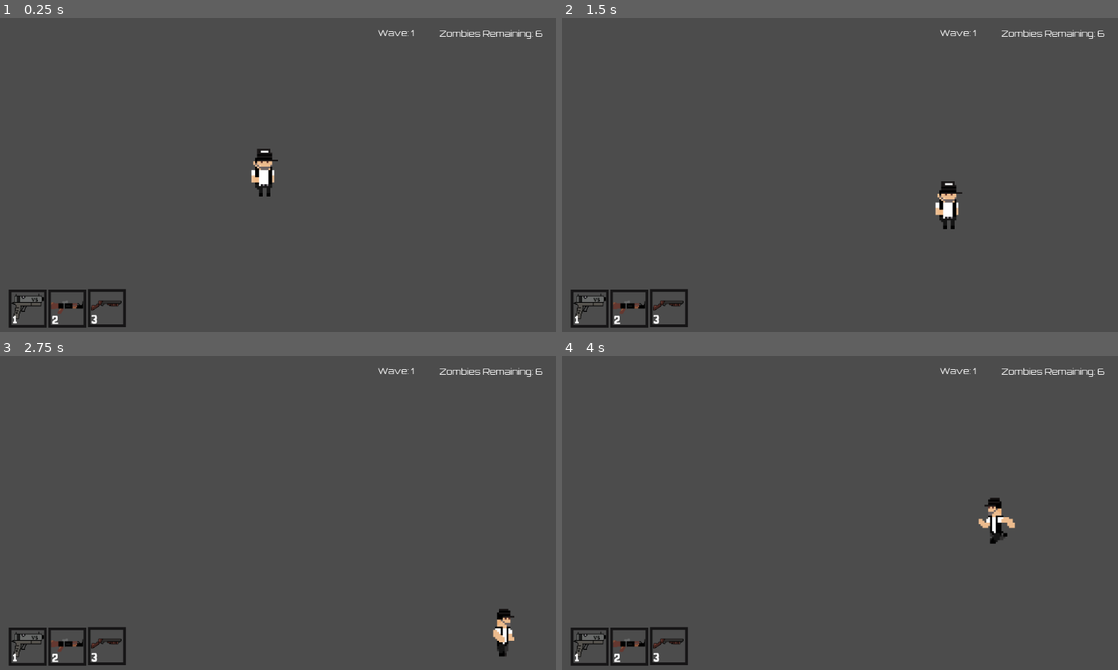
Above: before the commit, frames 1-4 (two rows, left to right).
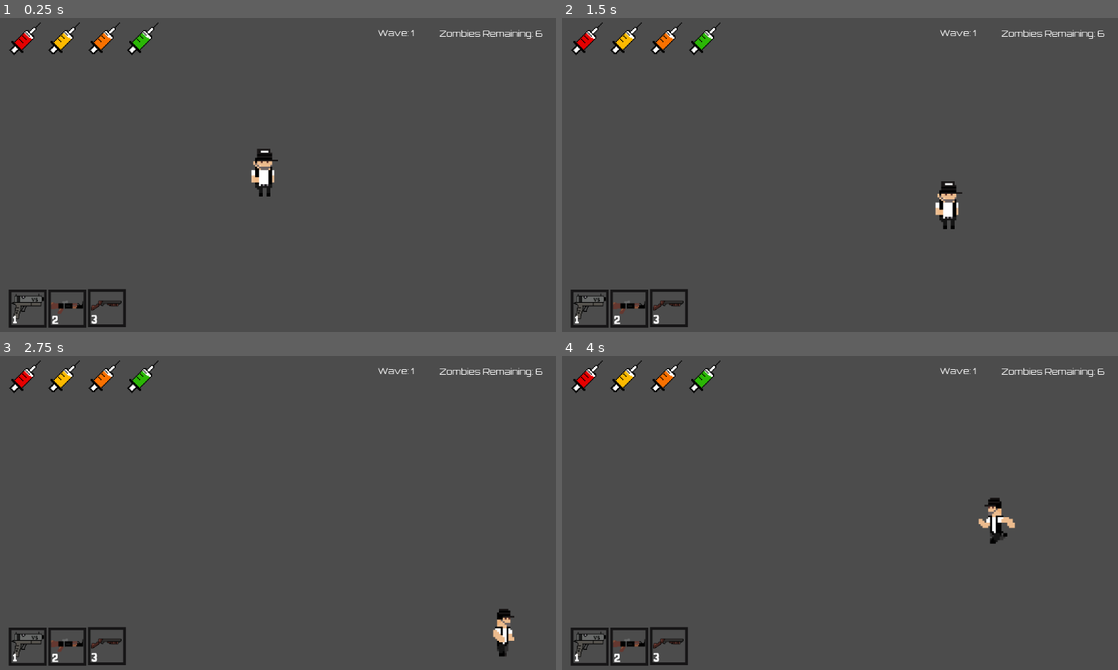
Above: after the commit, the same moments.

Repository: Vincius-dev/Game-CoronaVapo
Game: Godot game, scene res://scenes/Wave.tscn
Same seed, same stepped clock (60 frames per second), same inputs: the game is played once before the commit and once after it.
Inputs:
- Up to frame 1 (0.25 s): no input
- Up to frame 2 (1.5 s): tap Enter at 0.5 s; hold Right (right) 0.53-1.28 s; tap 1 (Slot1) at 0.6 s; hold Down (down) from 1.28 s (still down); tap 2 (Slot2) at 1.35 s
- Up to frame 3 (2.75 s): release Down (down) at 2.03 s; hold Right (right) from 2.03 s (still down); tap 3 (Slot3) at 2.1 s
- Up to frame 4 (4 s): release Right (right) at 2.78 s; hold Up (up) 2.78-3.53 s; tap Z (shot) at 2.85 s; hold Left (left) from 3.53 s (still down); tap 1 (Slot1) at 3.6 s

The runs differ from the first frame. In frame 1, 0.8% of the frame differs, in the area x 1-29%, y 1-12%; in frame 2, 0.8%; in frame 3, 0.8%; in frame 4, 0.8%.

Commit message:
Vida Completa

Diff:
--- /dev/null
+++ b/ProjectTecnico/scenes/Life.tscn
@@ -0,0 +1,30 @@
+[gd_scene load_steps=6 format=2]
+
+[ext_resource path="res://sprites/Life/VidaInicial.png" type="Texture" id=1]
+[ext_resource path="res://sprites/Life/Vida75.png" type="Texture" id=2]
+[ext_resource path="res://sprites/Life/VidaFinal.png" type="Texture" id=3]
+[ext_resource path="res://sprites/Life/VidaMeio.png" type="Texture" id=4]
+[ext_resource path="res://scripts/Life.gd" type="Script" id=5]
+
+[node name="Life" type="Node2D"]
+script = ExtResource( 5 )
+
+[node name="VidaFinal" type="Sprite" parent="."]
+position = Vector2( 47.3293, 49.845 )
+scale = Vector2( 2, 2 )
+texture = ExtResource( 3 )
+
+[node name="Vida75" type="Sprite" parent="."]
+position = Vector2( 193.113, 49.8445 )
+scale = Vector2( 2, 2 )
+texture = ExtResource( 2 )
+
+[node name="VidaMeio" type="Sprite" parent="."]
+position = Vector2( 119.272, 49.845 )
+scale = Vector2( 2, 2 )
+texture = ExtResource( 4 )
+
+[node name="VidaInicial" type="Sprite" parent="."]
+position = Vector2( 263.943, 49.8445 )
+scale = Vector2( 2, 2 )
+texture = ExtResource( 1 )
--- a/ProjectTecnico/scenes/Wave.tscn
+++ b/ProjectTecnico/scenes/Wave.tscn
@@ -6,6 +6,7 @@
 [ext_resource path="res://scripts/Wave.gd" type="Script" id=4]
 [ext_resource path="res://scenes/PauseScreen.tscn" type="PackedScene" id=5]
 [ext_resource path="res://assets/Fonts/Orbitron/Orbitron-VariableFont_wght.ttf" type="DynamicFontData" id=6]
+[ext_resource path="res://scenes/Life.tscn" type="PackedScene" id=7]
 
 [sub_resource type="Curve2D" id=1]
 _data = {
@@ -26,6 +27,8 @@
 [node name="Wave" type="Node"]
 script = ExtResource( 4 )
 Zumbi = ExtResource( 2 )
+
+[node name="Life" parent="." instance=ExtResource( 7 )]
 
 [node name="Player" parent="." instance=ExtResource( 1 )]
 position = Vector2( 484.749, 295.59 )
@@ -89,5 +92,7 @@
 "_edit_use_anchors_": false
 }
 [connection signal="pause" from="." to="PauseScreen" method="death_mensage"]
+[connection signal="resetLifes" from="." to="Life" method="_on_Wave_resetLifes"]
 [connection signal="PlayerDead" from="Player" to="." method="player_death"]
+[connection signal="tomaDano" from="Player" to="Life" method="_on_Player_life_change"]
 [connection signal="timeout" from="ZumbiTimer" to="." method="zumbispawn"]
--- /dev/null
+++ b/ProjectTecnico/scripts/Life.gd
@@ -0,0 +1,24 @@
+extends Node2D
+
+var ncoracao = 4
+
+func _on_Player_life_change():
+	ncoracao -= 1
+
+	if ncoracao == 3:
+		$"VidaInicial".hide()
+	if ncoracao == 2:
+		$"Vida75".hide()
+	if ncoracao == 1:
+		$"VidaMeio".hide()
+	if ncoracao == 0:
+		$"VidaFinal".hide()
+
+func _on_Wave_resetLifes():
+	ncoracao = 4
+	if ncoracao == 4:
+		$Vida75.show()
+		$VidaFinal.show()
+		$VidaInicial.show()
+		$VidaMeio.show()
+	pass # Replace with function body.
--- a/ProjectTecnico/scripts/PauseScreen.gd
+++ b/ProjectTecnico/scripts/PauseScreen.gd
@@ -47,7 +47,7 @@
 	pass
 
 func show_mensage1():
-	$Label.text = "Porem ainda consegue continuar "
+	$Label.text = "Porém ainda consegue continuar "
 	pass
 
 func show_mensage2():
--- a/ProjectTecnico/scripts/Player.gd
+++ b/ProjectTecnico/scripts/Player.gd
@@ -14,6 +14,8 @@
 var ShotS0 = preload("res://scenes/Bullets/ShotShotgun.tscn")
 
 signal PlayerDead
+signal tomaDano
+
 func _physics_process(delta):
 	time += 1
 	ShotCadence()
@@ -144,6 +146,7 @@
 
 func dano():
 	vida -= 1
+	emit_signal("tomaDano")
 	if vida == 0:
 		emit_signal("PlayerDead")
 		visible = false
--- a/ProjectTecnico/scripts/Wave.gd
+++ b/ProjectTecnico/scripts/Wave.gd
@@ -8,6 +8,7 @@
 var speedZumbi = 50
 
 signal pause
+signal resetLifes
 
 func _physics_process(delta):
 	show_remaining()
@@ -76,6 +77,7 @@
 	zombiesAlive = totalZombie
 	$Player.vida = 4
 	$Player.position = Vector2(487.419,295.59)
+	emit_signal("resetLifes")
 	attempts -= 1
 	spawnedZombies = 0
 	pass
Not shown: 1 places in ProjectTecnico/scenes/Wave.tscn that only renumber resources
Binary file added: ProjectTecnico/sprites/Life/Vida75.png
Not shown, added: ProjectTecnico/sprites/Life/Vida75.png.import
Binary file added: ProjectTecnico/sprites/Life/VidaFinal.png
Not shown, added: ProjectTecnico/sprites/Life/VidaFinal.png.import
Binary file added: ProjectTecnico/sprites/Life/VidaInicial.png
Not shown, added: ProjectTecnico/sprites/Life/VidaInicial.png.import
Binary file added: ProjectTecnico/sprites/Life/VidaMeio.png
Not shown, added: ProjectTecnico/sprites/Life/VidaMeio.png.import
